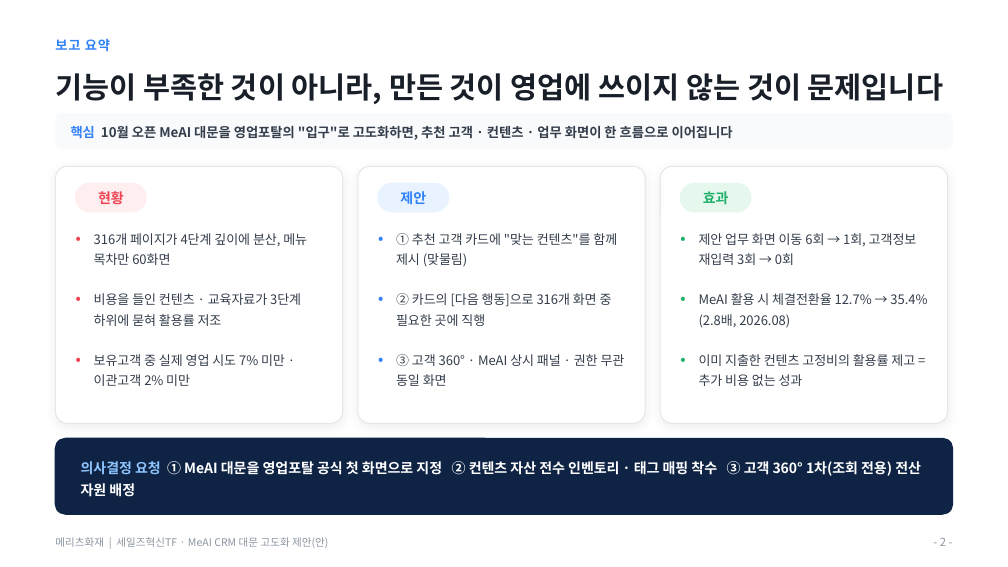
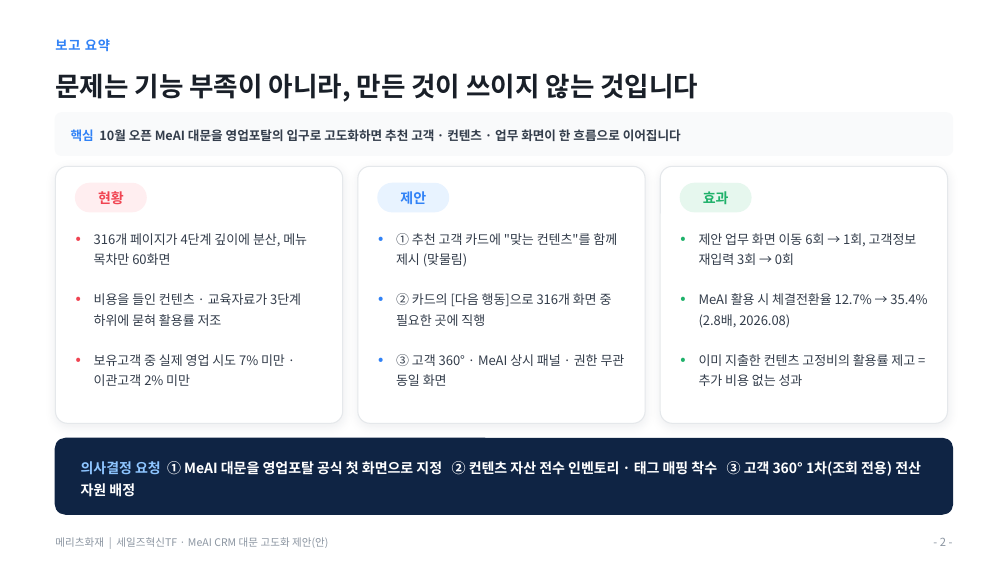
Before and after one commit to hunx11-sys/MeAI, a slide deck: slide 2 of docs/MeAI_CRM대문_고도화_제안_대표이사보고_2026.09.pptx. Drawn at 1008x567 pixels with LibreOffice and Linux fonts; fonts in the diff are those of the drawing. Boxes give left, top, right and bottom in pixels: in the first picture for what was removed or moved away, otherwise in the second. Text is boxed around its words. In the diff, an @@ line names an element or a change of style, - is before the commit and + after.

```diff
--- a/docs/MeAI_CRM대문_고도화_제안_대표이사보고_2026.09.pptx
+++ b/docs/MeAI_CRM대문_고도화_제안_대표이사보고_2026.09.pptx
@@ text at bbox=[55, 73, 699, 102]: text changed; size 21 to 19 pt @@
-기능이 부족한 것이 아니라, 만든 것이 영업에 쓰이지 않는 것이 문제입니다
+문제는 기능 부족이 아니라, 만든 것이 쓰이지 않는 것입니다
@@ rounded rectangle: place and size @@
-rounded rectangle at bbox=[55, 114, 953, 148]
+rounded rectangle at bbox=[55, 113, 953, 155]
@@ rounded rectangle at bbox=[55, 113, 953, 155]: proportions changed @@
@@ text at bbox=[71, 129, 681, 141]: text changed; size 9.5 to 9 pt @@
-핵심 10월 오픈 MeAI 대문을 영업포탈의 "입구"로 고도화하면, 추천 고객 · 컨텐츠 · 업무 화면이 한 흐름으로 이어집니다
+핵심 10월 오픈 MeAI 대문을 영업포탈의 입구로 고도화하면 추천 고객 · 컨텐츠 · 업무 화면이 한 흐름으로 이어집니다
```
Also in this commit, not shown: 12 other slides changed, 1 other file.
